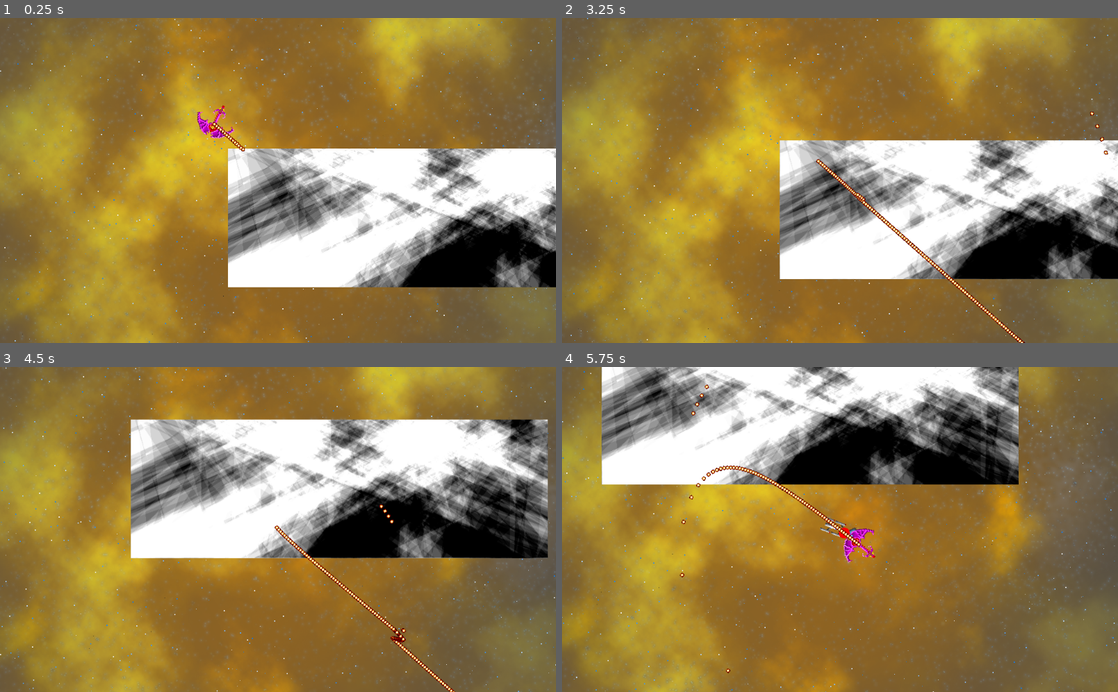
Above: before the commit, frames 1-4 (two rows, left to right).
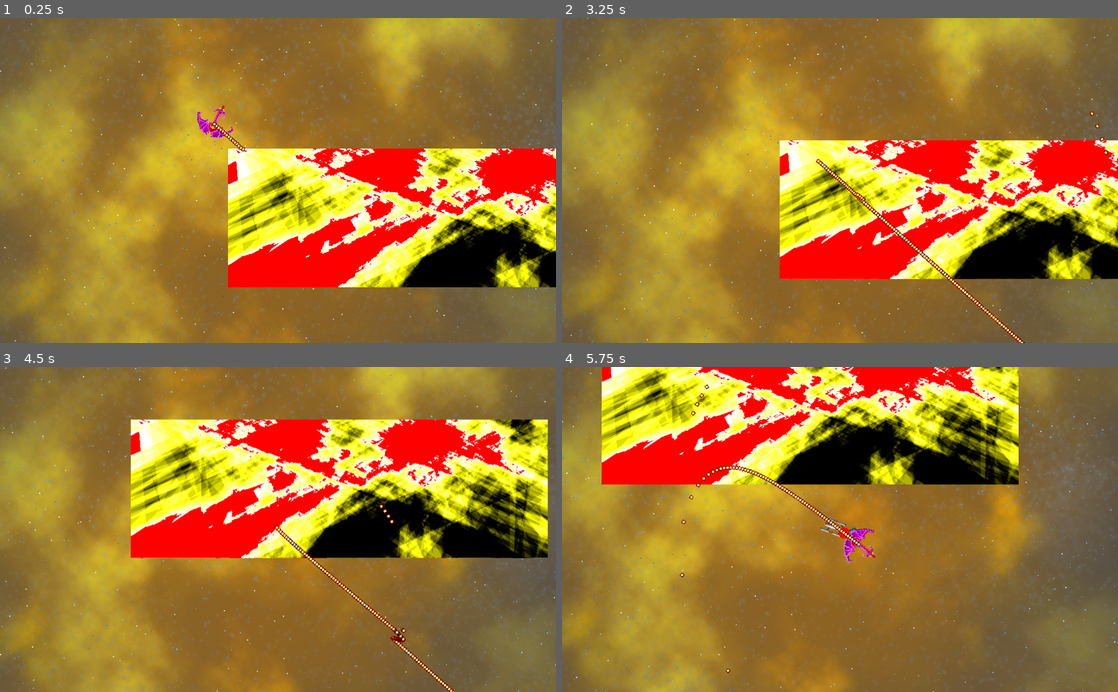
Above: after the commit, the same moments.

Repository: jorisvddonk/after-the-doctrinal-conflict
Game: Godot game, scene res://main.tscn
Same seed, same stepped clock (60 frames per second), same inputs: the game is played once before the commit and once after it.
Inputs:
- Up to frame 1 (0.25 s): no input
- Up to frame 2 (3.25 s): hold D 0.53-1.28 s; tap Space at 0.77, 1.52, 3.02 s; hold A 1.28-2.03 s; hold D 2.03-2.78 s; hold W from 2.78 s (still down)
- Up to frame 3 (4.5 s): release W at 3.53 s; hold A from 3.53 s (still down); tap Space at 3.77 s
- Up to frame 4 (5.75 s): keep holding A; tap Space at 4.52 s

The runs differ from the first frame. In frame 1, 20% of the frame differs, in the area x 41-100%, y 40-83%; in frame 2, 21%; in frame 3, 26%, in the area x 23-99%, y 16-59%; in frame 4, 21%.

Commit message:
sample texture color from a gradient

Diff:
--- a/PlanetTexture.gd
+++ b/PlanetTexture.gd
@@ -58,11 +58,15 @@
 
 
 	dynImage.lock()
+	var gradient = Gradient.new()
+	gradient.add_point(0, Color(0, 0, 0))
+	gradient.add_point(0.5, Color(1.0, 1.0, 0))
+	gradient.add_point(1.0, Color(1.0, 0, 0))
 	var fI = float(ITERCOUNT)
 	for i in range(WIDTH):
 		for j in range(HEIGHT):
-			var p = max(min(float(arr[j * WIDTH + i]) / fI, 255), 0)
-			dynImage.set_pixel(i, j, Color(p, p, p, 1))
+			var p = float(arr[j * WIDTH + i]) / fI
+			dynImage.set_pixel(i, j, gradient.interpolate(p))
 	dynImage.unlock()
 
 	imageTexture.create_from_image(dynImage)
